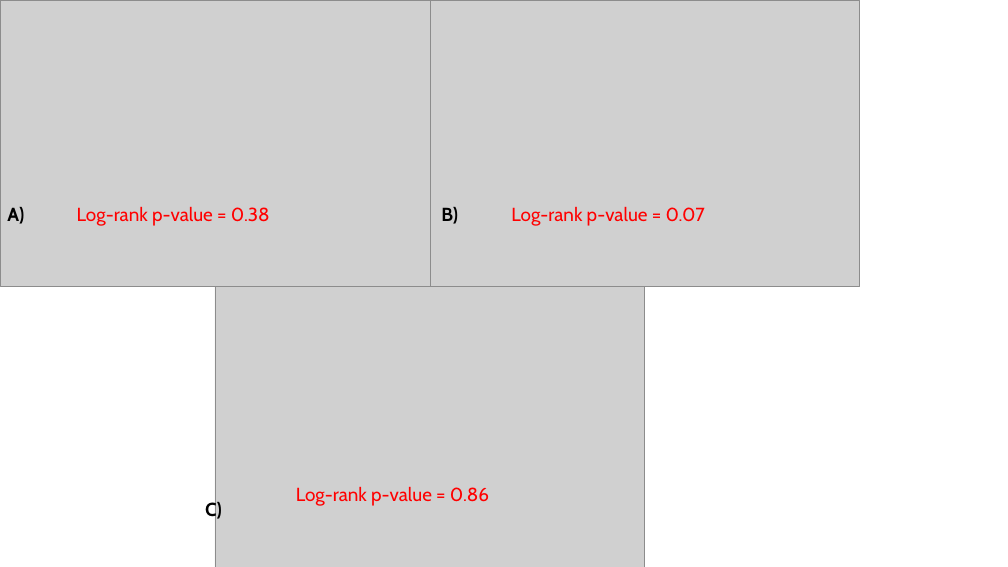
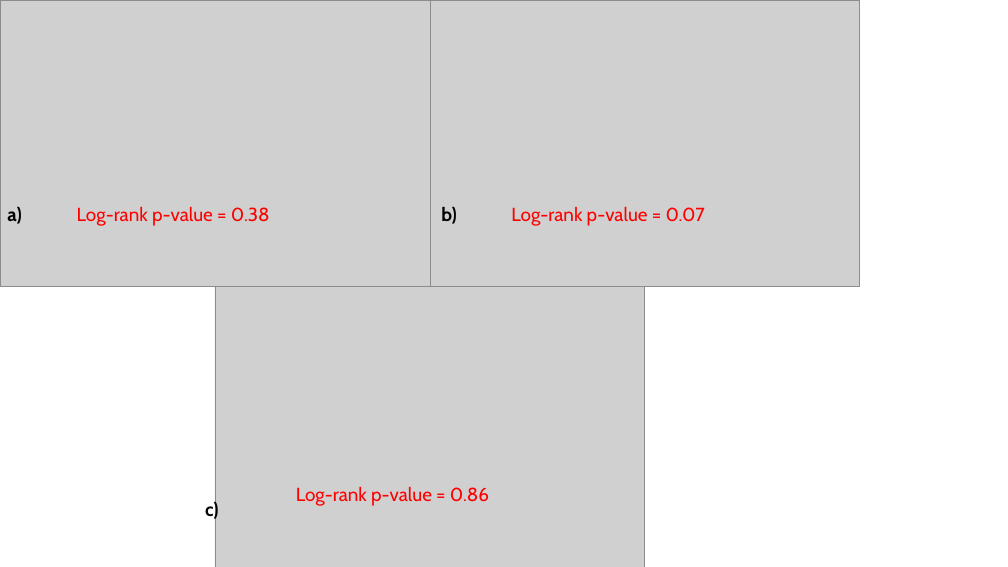
Before and after one commit to vahluw/NSCLC_PDL1_Immunotherapy, a slide deck: slide 4 of kaplan_figures.pptx. Drawn at 1008x567 pixels with LibreOffice and Linux fonts; fonts in the diff are those of the drawing; grey boxes stand for pictures. Boxes give left, top, right and bottom in pixels: in the first picture for what was removed or moved away, otherwise in the second. Text is boxed around its words. In the diff, an @@ line names an element or a change of style, - is before the commit and + after.

```diff
--- a/kaplan_figures.pptx
+++ b/kaplan_figures.pptx
@@ text at (7,207,21,224): text changed @@
-A)
+a)
@@ text at (441,207,456,224): text changed @@
-B)
+b)
@@ text at (205,500,219,521): text changed @@
-C)
+c)
```
Also in this commit, not shown: 3 other slides changed, 2 slides added, 33 other files.
